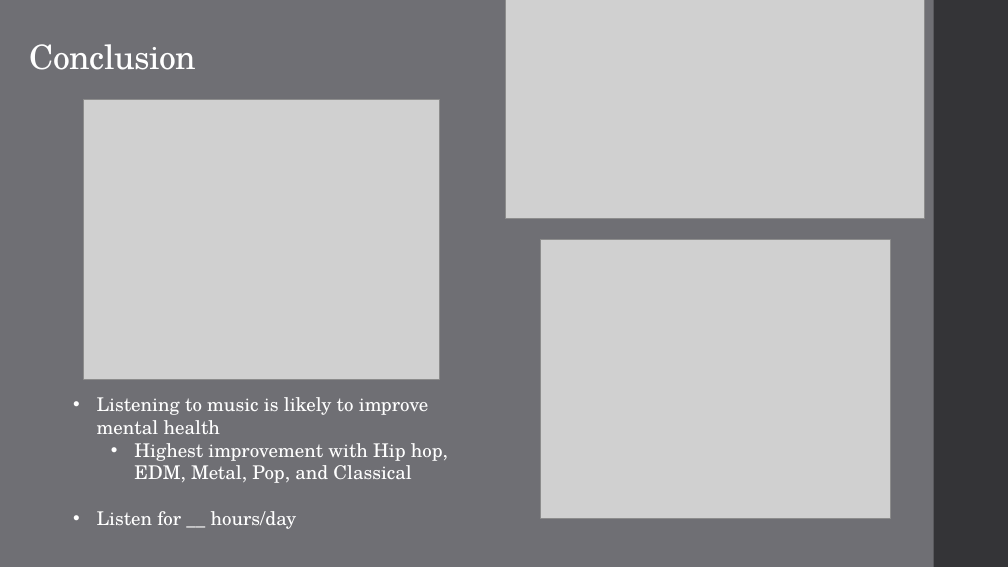
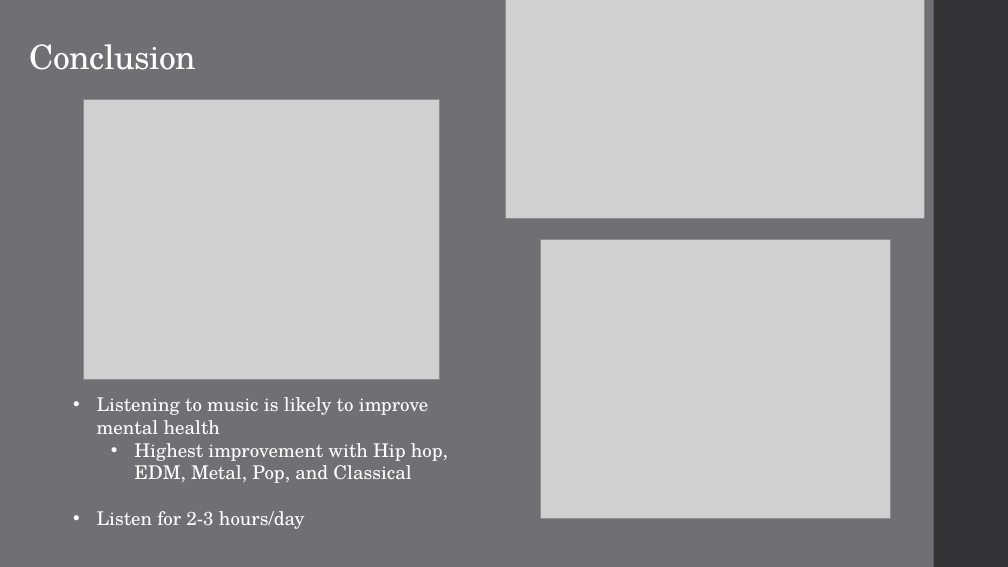
Before and after one commit to TheWizler/project1_group_10, a slide deck: slide 14 of Sarah's_work/Project 1 Presentation copy.pptx. Drawn at 1008x567 pixels with LibreOffice and Linux fonts; fonts in the diff are those of the drawing; grey boxes stand for pictures. Boxes give left, top, right and bottom in pixels: in the first picture for what was removed or moved away, otherwise in the second. Text is boxed around its words. In the diff, an @@ line names an element or a change of style, - is before the commit and + after.

```diff
--- a/Sarah's_work/Project 1 Presentation copy.pptx
+++ b/Sarah's_work/Project 1 Presentation copy.pptx
@@ text at <box>97,511,305,529</box>: text changed @@
-• Listen for __ hours/day
+• Listen for 2-3 hours/day
```
Also in this commit, not shown: 2 other slides changed.
